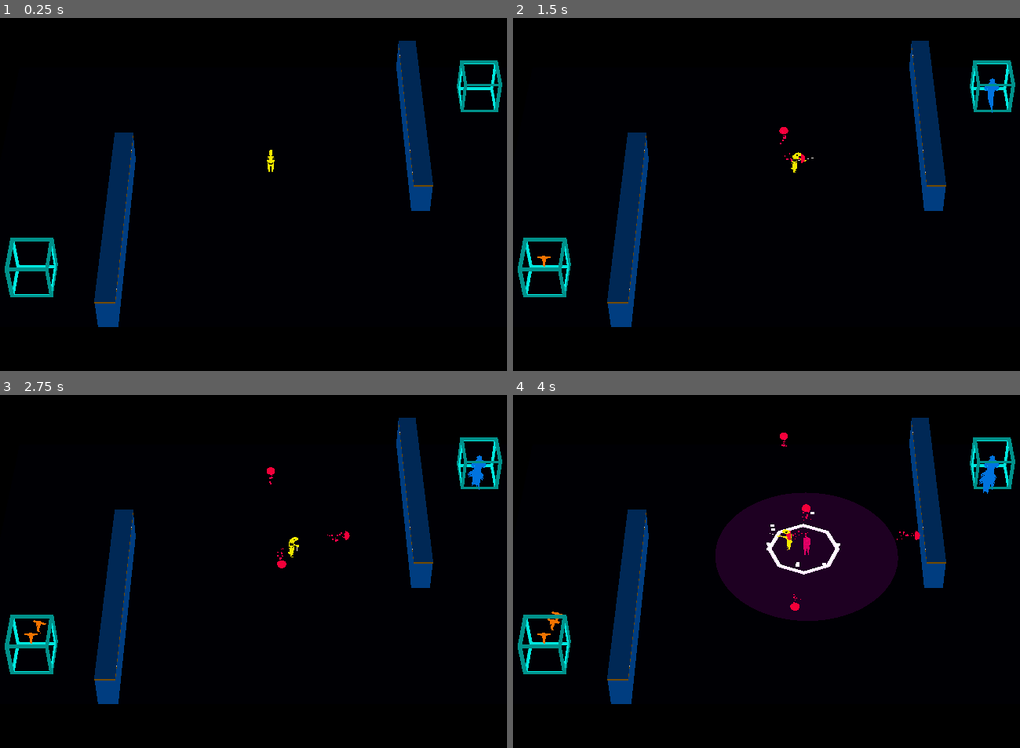
Above: before the commit, frames 1-4 (two rows, left to right).
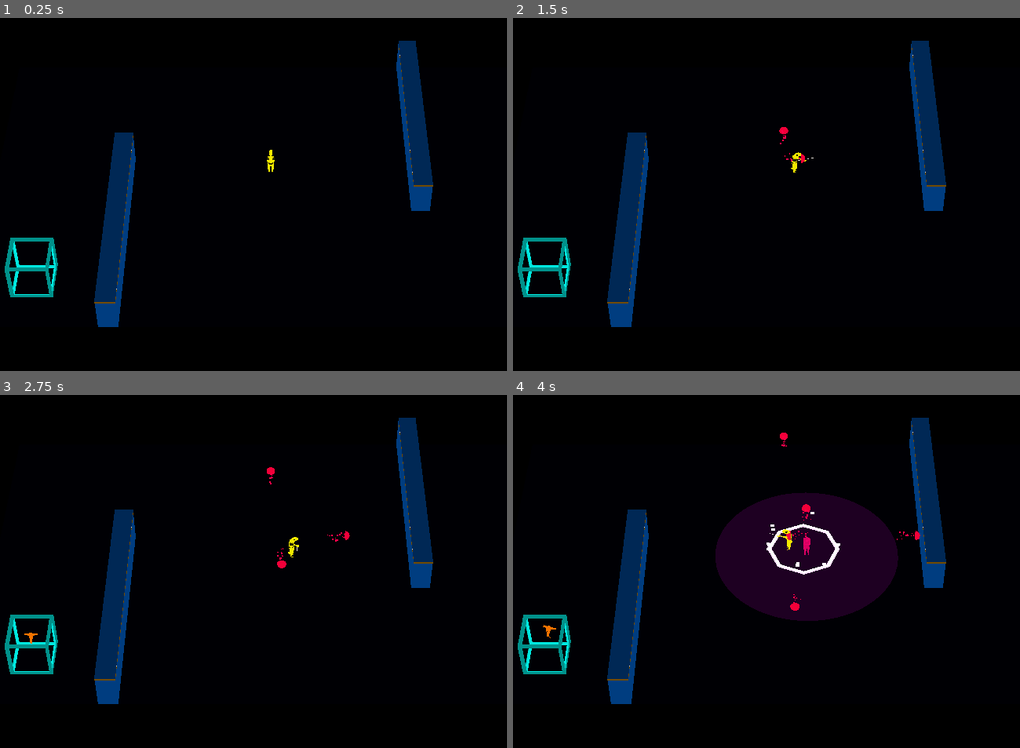
Above: after the commit, the same moments.

Repository: ralabate/30ddl
Game: Godot game, scene res://level/levels/empty_level.tscn
Two runs of this game, one before a commit and one after it. Both use one fixed random seed, a clock stepped at 60 frames per second and the inputs below. This scene is started directly instead of the project's main scene.
Inputs:
- Up to frame 1 (0.25 s): no input
- Up to frame 2 (1.5 s): tap Enter (ui_accept) at 0.5, 0.77, 1.25 s; hold Right (ui_right) 0.53-1.28 s; tap S (player_decoy) at 0.6 s; hold Down (ui_down) from 1.28 s (still down); tap A (player_mine) at 1.35 s
- Up to frame 3 (2.75 s): tap Enter (ui_accept) at 1.52, 2 s; release Down (ui_down) at 2.03 s; hold Right (ui_right) from 2.03 s (still down); tap D (player_phase) at 2.1 s
- Up to frame 4 (4 s): release Right (ui_right) at 2.78 s; hold Up (ui_up) 2.78-3.53 s; tap S (player_decoy) at 2.85 s; tap Enter (ui_accept) at 3.02, 3.77 s; hold Left (ui_left) from 3.53 s (still down); tap A (player_mine) at 3.6 s

The runs differ from the first frame. In frame 1, 0.5% of the frame differs, in the area x 90-100%, y 12-27%; in frame 2, 0.6%; in frame 3, 0.7%; in frame 4, 0.8%, in the area x 4-100%, y 12-71%.

Commit message:
make badguys actually fire

Diff:
--- a/gauntlet/badguys/orange_badguy.tscn
+++ b/gauntlet/badguys/orange_badguy.tscn
@@ -48,4 +48,5 @@
 
 [node name="AutofireComponent" type="Node" parent="."]
 script = ExtResource("5_frc6e")
+TIME_BETWEEN_SHOTS = 4.0
 metadata/_custom_type_script = "uid://b72gu3rundnc0"
--- a/gauntlet/common/auto_fire_component.gd
+++ b/gauntlet/common/auto_fire_component.gd
@@ -6,14 +6,14 @@
 
 @export var TIME_BETWEEN_SHOTS = 1.0
 
-var bullet_template = preload("res://player/bullet.tscn")
+var bullet_template = preload("res://player/badguy_bullet.tscn")
 var firing_rate_timer: Timer
 
 
 func _ready() -> void:
 	firing_rate_timer = Timer.new()
 	firing_rate_timer.wait_time = TIME_BETWEEN_SHOTS
-	firing_rate_timer.autostart = false
+	firing_rate_timer.autostart = true
 	firing_rate_timer.timeout.connect(_on_firing_rate_timer_timeout)
 	add_child(firing_rate_timer)
 
--- a/gauntlet/level/level.gd
+++ b/gauntlet/level/level.gd
@@ -37,6 +37,13 @@
 	player.done_winning.connect(_on_player_done_winning)
 
 
+func configure_badguy(badguy: Node3D) -> void:
+	badguy.target = player
+	var autofire_component = badguy.get_node("AutofireComponent") as AutofireComponent
+	if autofire_component != null:
+		autofire_component.fired.connect(_on_badguy_fired_bullet)
+
+
 func start_game() -> void:
 	spawn_player()
 
@@ -48,7 +55,7 @@
 
 	var badguys = get_tree().get_nodes_in_group("badguys")
 	for badguy in badguys:
-		badguy.target = player
+		configure_badguy(badguy)
 
 
 func clean_up() -> void:
@@ -122,8 +129,15 @@
 func _on_spawned_badguy(badguy: Node3D, position: Vector3) -> void:
 	if player != null and not player.is_queued_for_deletion():
 		add_child(badguy)
-		badguy.target = player
 		badguy.position = position
+		configure_badguy(badguy)
+
+
+func _on_badguy_fired_bullet(
+		bullet: Node3D, direction: Vector3, location: Vector3) -> void:
+	add_child(bullet)
+	bullet.rotation = direction
+	bullet.position = location
 
 
 func _on_spawner_died() -> void:
--- a/gauntlet/level/levels/empty_level.tscn
+++ b/gauntlet/level/levels/empty_level.tscn
@@ -1,9 +1,8 @@
-[gd_scene load_steps=7 format=3 uid="uid://bd1rxrkqfuiqk"]
+[gd_scene load_steps=6 format=3 uid="uid://bd1rxrkqfuiqk"]
 
 [ext_resource type="Script" uid="uid://circq55qpjcvk" path="res://level/level.gd" id="1_53vyl"]
 [ext_resource type="PackedScene" uid="uid://ce84xhnoym281" path="res://level/levels/playfield_0.tscn" id="2_lvwwe"]
 [ext_resource type="PackedScene" uid="uid://dcyd6q7bb3k6m" path="res://badguys/badguy_spawner.tscn" id="3_53vyl"]
-[ext_resource type="PackedScene" uid="uid://dysqmwq3wem2k" path="res://badguys/badguy.tscn" id="4_lvwwe"]
 [ext_resource type="PackedScene" uid="uid://bugwiltjmg52c" path="res://badguys/orange_badguy.tscn" id="5_mb677"]
 
 [sub_resource type="Environment" id="Environment_h2yge"]
@@ -11,7 +10,7 @@
 ambient_light_source = 2
 ambient_light_color = Color(0.950226, 0.908877, 0.874709, 1)
 
-[node name="Level0" type="Node3D"]
+[node name="EmptyLevel" type="Node3D"]
 script = ExtResource("1_53vyl")
 
 [node name="ModularLevel" parent="." instance=ExtResource("2_lvwwe")]
@@ -25,19 +24,12 @@
 unique_name_in_owner = true
 transform = Transform3D(1, 0, 0, 0, 1, 0, 0, 0, 1, 0, 1, -1)
 
-[node name="BadguySpawner" parent="." instance=ExtResource("3_53vyl")]
-transform = Transform3D(1, 0, 0, 0, 1, 0, 0, 0, 1, 12, 1, -7)
-badguy_template = ExtResource("4_lvwwe")
-
-[node name="Timer" parent="BadguySpawner" index="0"]
-wait_time = 1.0
-
 [node name="BadguySpawner2" parent="." instance=ExtResource("3_53vyl")]
 transform = Transform3D(1, 0, 0, 0, 1, 0, 0, 0, 1, -12, 1, 7)
 badguy_template = ExtResource("5_mb677")
 
 [node name="Timer" parent="BadguySpawner2" index="0"]
-wait_time = 1.0
+wait_time = 2.0
 
-[editable path="BadguySpawner"]
+[editable path="ModularLevel"]
 [editable path="BadguySpawner2"]
--- a/gauntlet/level/levels/level_1.tscn
+++ b/gauntlet/level/levels/level_1.tscn
@@ -1,10 +1,11 @@
-[gd_scene load_steps=7 format=3 uid="uid://clsdp2e4yqkji"]
+[gd_scene load_steps=8 format=3 uid="uid://clsdp2e4yqkji"]
 
 [ext_resource type="Script" uid="uid://circq55qpjcvk" path="res://level/level.gd" id="1_35gx7"]
 [ext_resource type="PackedScene" uid="uid://c4hm3jsxo7vky" path="res://level/levels/playfield_1.tscn" id="2_wg4fv"]
 [ext_resource type="PackedScene" uid="uid://cis78mxrxyjlq" path="res://level/bridge.tscn" id="3_hosfi"]
 [ext_resource type="PackedScene" uid="uid://dcyd6q7bb3k6m" path="res://badguys/badguy_spawner.tscn" id="4_hosfi"]
 [ext_resource type="PackedScene" uid="uid://dysqmwq3wem2k" path="res://badguys/badguy.tscn" id="5_eq12i"]
+[ext_resource type="PackedScene" uid="uid://bugwiltjmg52c" path="res://badguys/orange_badguy.tscn" id="6_eq12i"]
 
 [sub_resource type="Environment" id="Environment_h2yge"]
 background_mode = 1
@@ -50,13 +51,22 @@
 badguy_template = ExtResource("5_eq12i")
 
 [node name="Badguy" parent="." instance=ExtResource("5_eq12i")]
-transform = Transform3D(1, 0, 0, 0, 1, 0, 0, 0, 1, -12, 1, -2)
+transform = Transform3D(1, 0, 0, 0, 1, 0, 0, 0, 1, -13, 1, -6)
 
 [node name="Badguy2" parent="." instance=ExtResource("5_eq12i")]
-transform = Transform3D(1, 0, 0, 0, 1, 0, 0, 0, 1, 5, 1, 8)
+transform = Transform3D(1, 0, 0, 0, 1, 0, 0, 0, 1, 11, 1, 8)
 
 [node name="Badguy3" parent="." instance=ExtResource("5_eq12i")]
 transform = Transform3D(1, 0, 0, 0, 1, 0, 0, 0, 1, 5, 1, -5)
+
+[node name="OrangeBadguy" parent="." instance=ExtResource("6_eq12i")]
+transform = Transform3D(1, 0, 0, 0, 1, 0, 0, 0, 1, -5, 1, -5)
+
+[node name="OrangeBadguy2" parent="." instance=ExtResource("6_eq12i")]
+transform = Transform3D(1, 0, 0, 0, 1, 0, 0, 0, 1, 7, 1, 2)
+
+[node name="OrangeBadguy3" parent="." instance=ExtResource("6_eq12i")]
+transform = Transform3D(1, 0, 0, 0, 1, 0, 0, 0, 1, -6, 1, 7)
 
 [editable path="EastBridge"]
 [editable path="WestBridge"]
--- a/gauntlet/player/badguy_bullet.tscn
+++ b/gauntlet/player/badguy_bullet.tscn
@@ -19,8 +19,8 @@
 radius = 0.319399
 
 [node name="Bullet" type="Area3D"]
-collision_layer = 2
-collision_mask = 13
+collision_layer = 4
+collision_mask = 3
 script = ExtResource("1_wi5qy")
 
 [node name="MeshInstance3D" type="MeshInstance3D" parent="."]
--- a/gauntlet/player/bullet.gd
+++ b/gauntlet/player/bullet.gd
@@ -3,10 +3,6 @@
 
 @export var SPEED = 2.5
 @export var DAMAGE = 1
-
-
-func _ready() -> void:
-	add_to_group("player_bullets")
 
 
 func _physics_process(delta: float) -> void:
